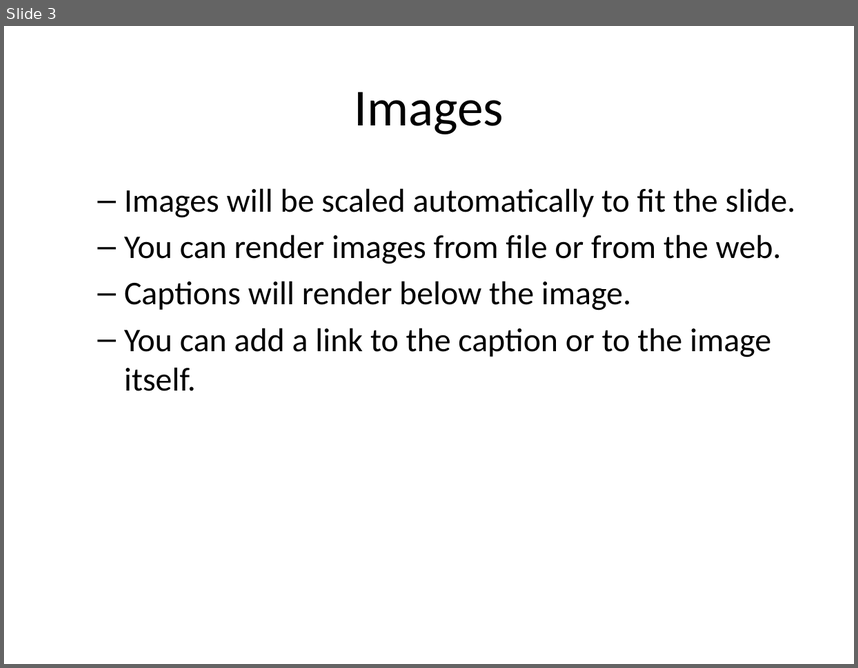
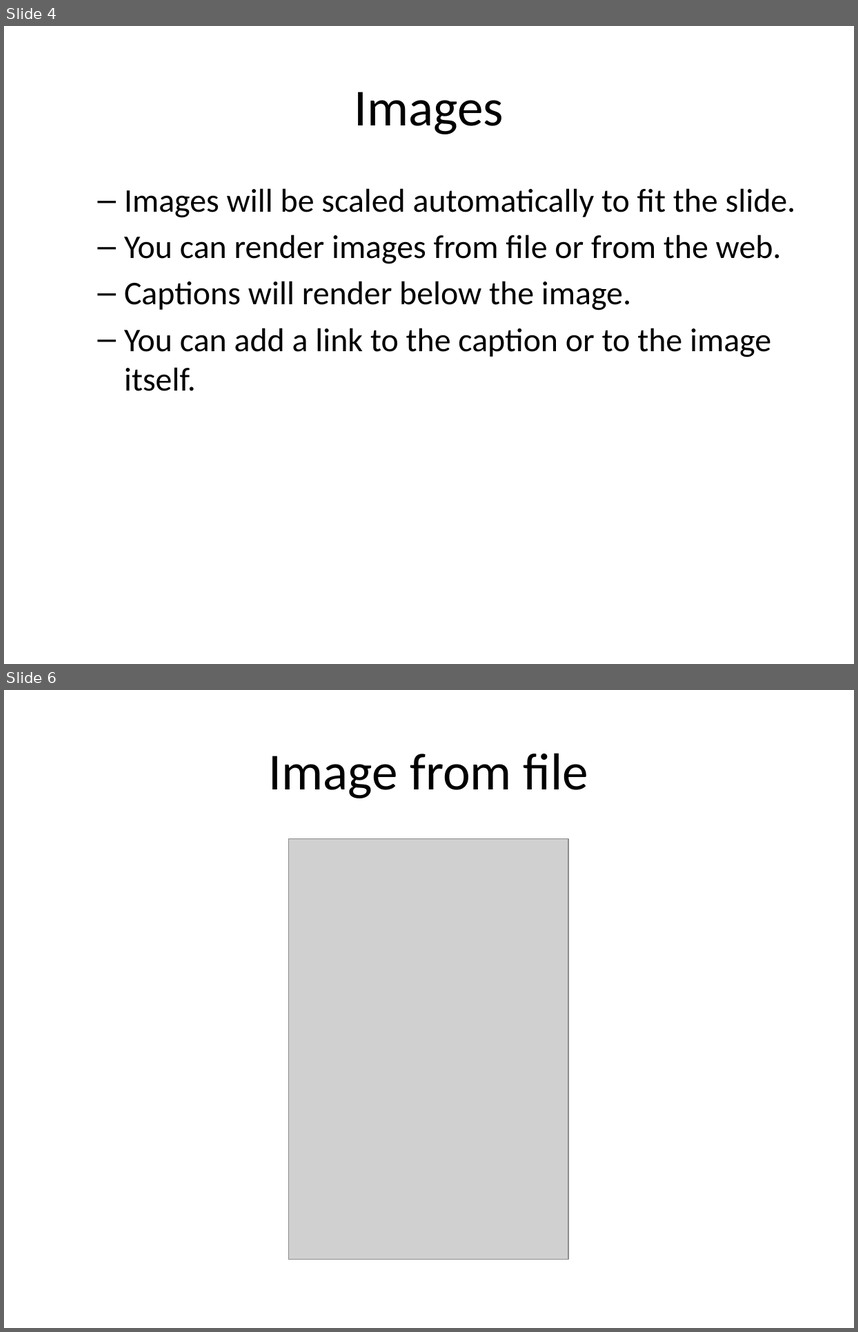
Before and after one commit to sol-eng/powerpoint, a slide deck: tutorial/2d-images-and-tables.pptx. Shown one above the other, each under a label of ours: slide 3 before the commit, slides 4 and 6 after it; the slides between them are not shown. The pictures are 858x668 and 858x1332 pixels, drawn with LibreOffice and Linux fonts; fonts in the diff are those of the drawing; grey boxes stand for pictures. Boxes give left, top, right and bottom in pixels: in the first picture for what was removed or moved away, otherwise in the second. Text is boxed around its words. In the diff, an @@ line names an element or a change of style, - is before the commit and + after.

Commit message:
updated images and tables

```diff
--- a/tutorial/2d-images-and-tables.pptx
+++ b/tutorial/2d-images-and-tables.pptx
@@ slide 6 added at (4,690,854,1328), background #FFFFFF @@
@@ title added at (269,753,588,798), 44 pt, text #000000 @@
+Image from file
@@ picture added at (289,839,568,1259) @@
@@ what was slide 3 is now slide 4 @@
```
Also in this commit, not shown: 6 slides changed, 3 other slides added, 1 slide removed, 1 other file.
